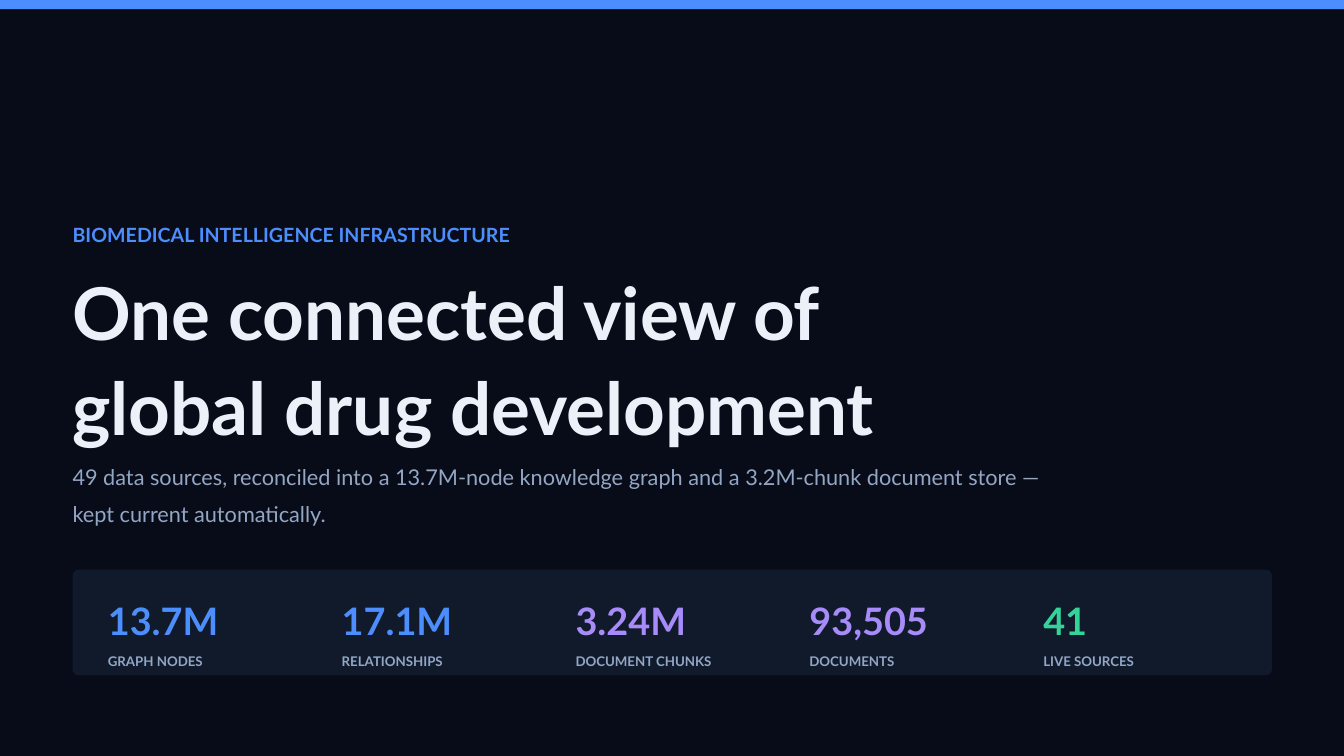
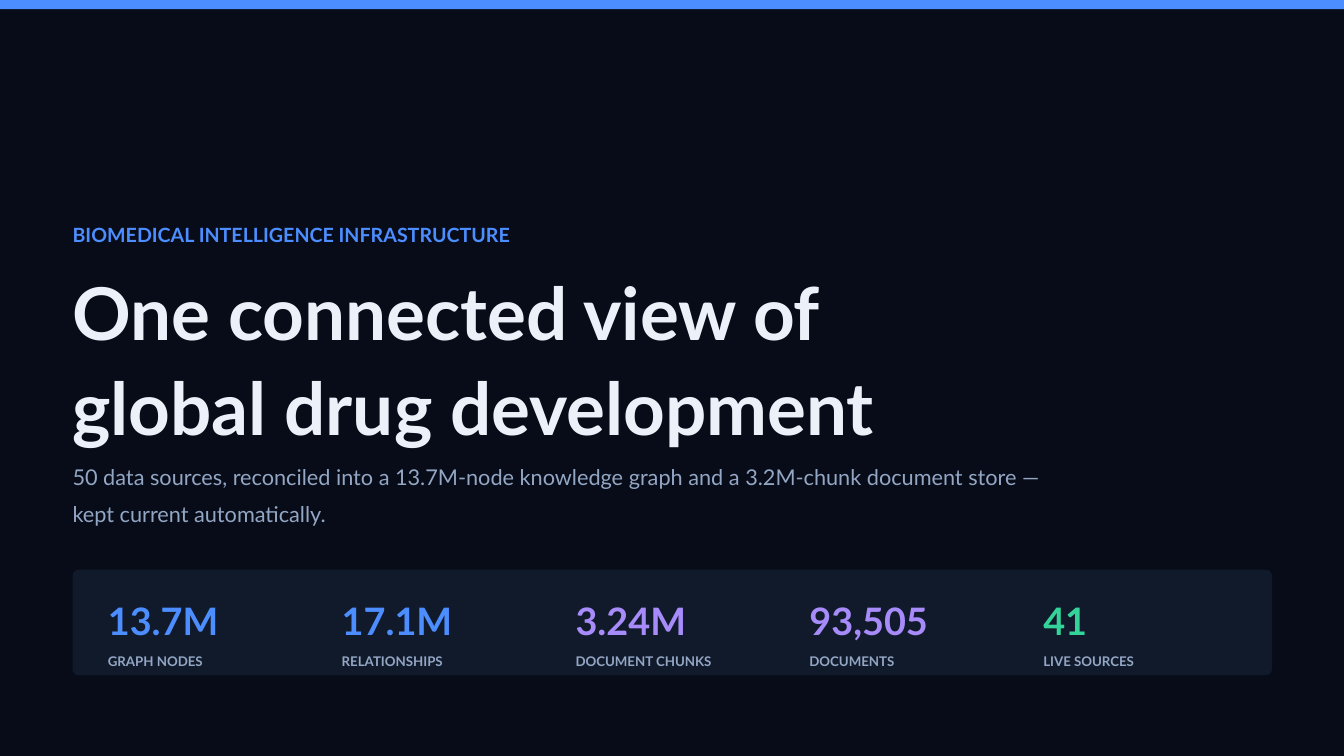
Before and after one commit to helmibiolyt/fullPipeline, a slide deck: slide 1 of presentation/Biolyt_Platform.pptx. Drawn at 1344x756 pixels with LibreOffice and Linux fonts; fonts in the diff are those of the drawing. Boxes give left, top, right and bottom in pixels: in the first picture for what was removed or moved away, otherwise in the second. Text is boxed around its words. In the diff, an @@ line names an element or a change of style, - is before the commit and + after.

```diff
--- a/presentation/Biolyt_Platform.pptx
+++ b/presentation/Biolyt_Platform.pptx
@@ text at (x1=73, y1=469, x2=1016, y2=526): text changed @@
-49 data sources, reconciled into a 13.7M-node knowledge graph and a 3.2M-chunk document store — kept current automatically.
+50 data sources, reconciled into a 13.7M-node knowledge graph and a 3.2M-chunk document store — kept current automatically.
```
Also in this commit, not shown: 4 other slides changed, 3 other files.
